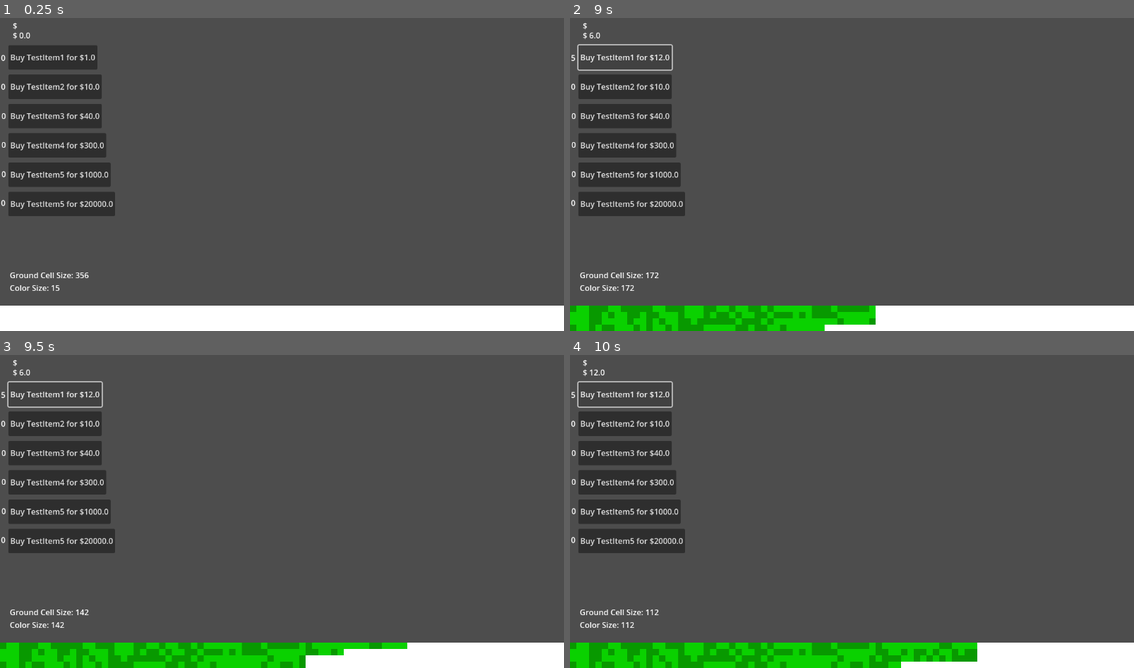
Above: before the commit, frames 1-4 (two rows, left to right).
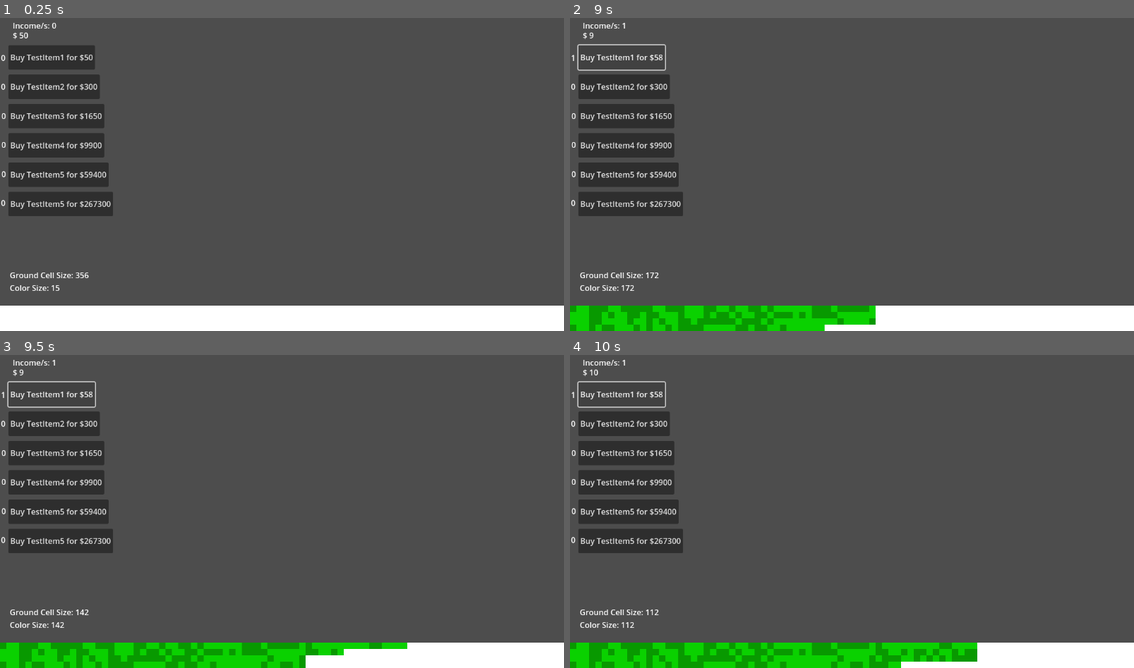
Above: after the commit, the same moments.

Repository: VaporeonLover28/Eldi-Game
Game: Godot game, scene res://testing.tscn
Same seed, same stepped clock (60 frames per second), same inputs: the game is played once before the commit and once after it. This scene is started directly instead of the project's main scene.
Inputs:
- Up to frame 1 (0.25 s): no input
- Up to frame 2 (9 s): click "Buy TestItem1 for $1.0" (after the commit: "Buy TestItem1 for $50") at 0.5 s; click "Buy TestItem1 for $1.0" (after the commit: "Buy TestItem1 for $58") at 1.25 s; click "Buy TestItem1 for $2.0" (after the commit: "Buy TestItem1 for $58") at 2 s; click "Buy TestItem1 for $4.0" (after the commit: "Buy TestItem1 for $58") at 2.75 s; click "Buy TestItem2 for $10.0" (after the commit: "Buy TestItem2 for $300") at 3.5 s; click "Buy TestItem3 for $40.0" (after the commit: "Buy TestItem3 for $1650") at 4.25 s; click "Buy TestItem4 for $300.0" (after the commit: "Buy TestItem4 for $9900") at 5 s; click "Buy TestItem5 for $1000.0" (after the commit: "Buy TestItem5 for $59400") at 5.75 s; click "Buy TestItem5 for $20000.0" (after the commit: "Buy TestItem5 for $267300") at 6.5 s; click "Buy TestItem1 for $4.0" (after the commit: "Buy TestItem1 for $58") at 7.25 s; click "Buy TestItem1 for $6.0" (after the commit: "Buy TestItem1 for $58") at 8 s; click "Buy TestItem1 for $9.0" (after the commit: "Buy TestItem1 for $58") at 8.75 s
- Up to frame 3 (9.5 s): no input
- Up to frame 4 (10 s): click "Buy TestItem1 for $12.0" (after the commit: "Buy TestItem1 for $58") at 9.5 s

The runs differ from the first frame. In frame 1, 0.4% of the frame differs, in the area x 2-21%, y 1-64%; in frame 2, 0.5%, in the area x 0-21%, y 1-64%; in frame 3, 0.5%; in frame 4, 0.5%.
Error before the commit: Parse Error: Unexpected "extends" in class body. (res://income.gd:5)

Commit message:
conserto da água + balanceamento de preços

Diff:
--- a/ai.gd
+++ b/ai.gd
@@ -1,5 +1,6 @@
 extends Label
 
+#amount item
 #shows how many of each upgrade player has (for testing)
 #for testing, so just put the new item dumbass
 func _process(delta: float) -> void:
--- a/game.tscn
+++ b/game.tscn
@@ -30,6 +30,8 @@
 [sub_resource type="PlaneMesh" id="PlaneMesh_5p4gp"]
 material = SubResource("StandardMaterial3D_w64ug")
 size = Vector2(15, 15)
+subdivide_width = 30
+subdivide_depth = 30
 
 [node name="game" type="Node3D"]
 
--- a/income.gd
+++ b/income.gd
@@ -1,12 +1,4 @@
 extends Label
 
 func _process(delta: float) -> void:
-	text = "Income/s: " + str(1 + ($"..".testidleitemlist[0].Income * $".. …(324 unchanged characters)…
-extends Label
-
-func _process(delta: float) -> void:
-	text = "Income/s: " + str(1 + ($"..".testidleitemlist[0].Income * $"..".amounttestitem1) + ($"..".testidleitemlist[1].Income * $"..".amounttestitem2) + ($"..".testidleitemlist[2].Income * $"..".amounttestitem3) + ($"..".testidleitemlist[3].Income * $"..".amounttestitem4) + ($"..".testidleitemlist[4].Income * $"..".amounttestitem5) + ($"..".testidleitemlist[5].Income * $"..".amounttestitem6))
-extends Label
-
-func _process(delta: float) -> void:
-	text = "Income/s: " + str(1 + ($"..".testidleitemlist[0].Income * $"..".amounttestitem1) + ($"..".testidleitemlist[1].Income * $"..".amounttestitem2) + ($"..".testidleitemlist[2].Income * $"..".amounttestitem3) + ($"..".testidleitemlist[3].Income * $"..".amounttestitem4) + ($"..".testidleitemlist[4].Income * $"..".amounttestitem5) + ($"..".testidleitemlist[5].Income * $"..".amounttestitem6))
+	text = "Income/s: " + str(($"..".testidleitemlist[0].Income * $".. …(324 unchanged characters)…
--- a/project.godot
+++ b/project.godot
@@ -12,7 +12,7 @@
 
 config/name="Eldi Game"
 run/main_scene="res://game.tscn"
-config/features=PackedStringArray("4.3", "GL Compatibility")
+config/features=PackedStringArray("4.4", "GL Compatibility")
 config/icon="res://icon.svg"
 
 [autoload]
--- a/testing.gd
+++ b/testing.gd
@@ -1,7 +1,9 @@
 extends Node2D
 
+var startmoneygiven = false
+
 #test variable for money system
-var moneytest : float
+var moneytest : int
 
 #declaring item shop
 #when adding item: click node and add new element with parameters
@@ -16,6 +18,11 @@
 var amounttestitem5 = 0
 var amounttestitem6 = 0
 
+func _ready() -> void:
+	if startmoneygiven == false:
+		moneytest = 50
+		startmoneygiven = true
+
 #changing the text of each button
 func assignbutton(button):
 	button.text = "Buy " + str(testidleitemlist[str_to_var(button.name)].Name) + " for $" + str(testidleitemlist[str_to_var(button.name)].Price)
@@ -25,11 +32,11 @@
 func _on_moneygen_input_event(viewport: Node, event: InputEvent, shape_idx: int) -> void:
 	if event is InputEventMouseButton and event.pressed:
 		if event.button_index == MOUSE_BUTTON_LEFT:
-			moneytest += 1 + (testidleitemlist[0].Income * amounttest …(251 unchanged characters)…
+			moneytest += (testidleitemlist[0].Income * amounttest …(251 unchanged characters)…
 
-#makes the prices grows
+#makes the prices grow
 func upscaleprice(button):
-	testidleitemlist[str_to_var(button.name)].Price = round(testidleitemlist[str_to_var(button.name)].Price * 1.25 + 1)
+	testidleitemlist[str_to_var(button.name)].Price = floor(testidleitemlist[str_to_var(button.name)].Price * 1.16666666666)
 
 func _on_givemoney_timeout() -> void:
-	moneytest += 1 + (testidleitemlist[0].Income * amounttest …(251 unchanged characters)…
+	moneytest += (testidleitemlist[0].Income * amounttest …(251 unchanged characters)…
--- a/testitem1.tres
+++ b/testitem1.tres
@@ -1,10 +1,10 @@
 [gd_resource type="Resource" script_class="Upgrade_resource" load_steps=2 format=3 uid="uid://p2s0smceu65u"]
 
-[ext_resource type="Script" path="res://testupgraderesource.gd" id="1_vu33m"]
+[ext_resource type="Script" uid="uid://bavthor0tqgnu" path="res://testupgraderesource.gd" id="1_vu33m"]
 
 [resource]
 script = ExtResource("1_vu33m")
 upgrade_type = 0
 Name = "TestItem1"
-Price = 1.0
-Income = 1.0
+Price = 50
+Income = 1
--- a/testitem2.tres
+++ b/testitem2.tres
@@ -1,10 +1,10 @@
 [gd_resource type="Resource" script_class="Upgrade_resource" load_steps=2 format=3 uid="uid://hbm2asdi6hik"]
 
-[ext_resource type="Script" path="res://testupgraderesource.gd" id="1_qwoqi"]
+[ext_resource type="Script" uid="uid://bavthor0tqgnu" path="res://testupgraderesource.gd" id="1_qwoqi"]
 
 [resource]
 script = ExtResource("1_qwoqi")
 upgrade_type = 0
 Name = "TestItem2"
-Price = 10.0
-Income = 3.0
+Price = 300
+Income = 2
--- a/testitem3.tres
+++ b/testitem3.tres
@@ -1,10 +1,10 @@
 [gd_resource type="Resource" script_class="Upgrade_resource" load_steps=2 format=3 uid="uid://c0wntn2fv1wak"]
 
-[ext_resource type="Script" path="res://testupgraderesource.gd" id="1_6cify"]
+[ext_resource type="Script" uid="uid://bavthor0tqgnu" path="res://testupgraderesource.gd" id="1_6cify"]
 
 [resource]
 script = ExtResource("1_6cify")
 upgrade_type = 0
 Name = "TestItem3"
-Price = 40.0
-Income = 10.0
+Price = 1650
+Income = 5
--- a/testitem4.tres
+++ b/testitem4.tres
@@ -1,10 +1,10 @@
 [gd_resource type="Resource" script_class="Upgrade_resource" load_steps=2 format=3 uid="uid://d470e1h8c7jg"]
 
-[ext_resource type="Script" path="res://testupgraderesource.gd" id="1_bl83l"]
+[ext_resource type="Script" uid="uid://bavthor0tqgnu" path="res://testupgraderesource.gd" id="1_bl83l"]
 
 [resource]
 script = ExtResource("1_bl83l")
 upgrade_type = 0
 Name = "TestItem4"
-Price = 300.0
-Income = 50.0
+Price = 9900
+Income = 15
--- a/testitem5.tres
+++ b/testitem5.tres
@@ -1,10 +1,10 @@
 [gd_resource type="Resource" script_class="Upgrade_resource" load_steps=2 format=3 uid="uid://b06ugvhyfglol"]
 
-[ext_resource type="Script" path="res://testupgraderesource.gd" id="1_q2wrw"]
+[ext_resource type="Script" uid="uid://bavthor0tqgnu" path="res://testupgraderesource.gd" id="1_q2wrw"]
 
 [resource]
 script = ExtResource("1_q2wrw")
 upgrade_type = 0
 Name = "TestItem5"
-Price = 1000.0
-Income = 200.0
+Price = 59400
+Income = 38
--- a/testitem6.tres
+++ b/testitem6.tres
@@ -1,10 +1,10 @@
 [gd_resource type="Resource" script_class="Upgrade_resource" load_steps=2 format=3 uid="uid://g2bpp2511tfd"]
 
-[ext_resource type="Script" path="res://testupgraderesource.gd" id="1_ywifr"]
+[ext_resource type="Script" uid="uid://bavthor0tqgnu" path="res://testupgraderesource.gd" id="1_ywifr"]
 
 [resource]
 script = ExtResource("1_ywifr")
 upgrade_type = 0
 Name = "TestItem5"
-Price = 20000.0
-Income = 5000.0
+Price = 267300
+Income = 110
--- a/testupgraderesource.gd
+++ b/testupgraderesource.gd
@@ -3,5 +3,5 @@
 @export_category("Upgrade Data")
 @export_enum("Idle", "Click") var upgrade_type : int
 @export var Name : String
-@export var Price : float
-@export var Income : float
+@export var Price : int
+@export var Income : int
--- a/watertest.tres
+++ b/watertest.tres
@@ -82,6 +82,10 @@
 default_input_values = [0, Vector4(0, 0, 0, 0), 1, Vector4(1, 1, 1, 1), 2, Vector4(0, 0, 0, 0)]
 op_type = 3
 
+[sub_resource type="VisualShaderNodeVectorOp" id="VisualShaderNodeVectorOp_8xhk7"]
+default_input_values = [0, Vector3(0, 0, 0), 1, Vector3(1, 4, 1)]
+operator = 3
+
 [resource]
 code = "shader_type spatial;
 render_mode blend_mix, depth_draw_opaque, cull_back, diffuse_lambert, specular_schlick_ggx;
@@ -119,8 +123,13 @@
 	vec4 n_out8p0 = (n_out4p0 * vec4(n_out7p0, 0.0)) + vec4(n_out6p0, 0.0);
 
 
+// VectorOp:9
+	vec3 n_in9p1 = vec3(1.00000, 4.00000, 1.00000);
+	vec3 n_out9p0 = vec3(n_out8p0.xyz) / n_in9p1;
+
+
 // Output:0
-	VERTEX = vec3(n_out8p0.xyz);
+	VERTEX = n_out9p0;
 
 
 }
@@ -186,9 +195,9 @@
 
 }
 "
-graph_offset = Vector2(-1032.34, -50.5956)
+nodes/vertex/0/position = Vector2(700, 140)
 nodes/vertex/2/node = SubResource("VisualShaderNodeInput_p3hqv")
-nodes/vertex/2/position = Vector2(-1300, 140)
+nodes/vertex/2/position = Vector2(-1260, 140)
 nodes/vertex/4/node = SubResource("VisualShaderNodeTexture_xwn3j")
 nodes/vertex/4/position = Vector2(-340, 140)
 nodes/vertex/5/node = SubResource("VisualShaderNodeUVFunc_wv4ic")
@@ -199,7 +208,9 @@
 nodes/vertex/7/position = Vector2(-500, 560)
 nodes/vertex/8/node = SubResource("VisualShaderNodeMultiplyAdd_gv2b2")
 nodes/vertex/8/position = Vector2(20, 300)
-nodes/vertex/connections = PackedInt32Array(2, 0, 5, 2, 5, 0, 4, 0, 4, 0, 8, 0, 7, 0, 8, 1, 6, 0, 8, 2, 8, 0, 0, 0)
+nodes/vertex/9/node = SubResource("VisualShaderNodeVectorOp_8xhk7")
+nodes/vertex/9/position = Vector2(360, 220)
+nodes/vertex/connections = PackedInt32Array(5, 0, 4, 0, 4, 0, 8, 0, 7, 0, 8, 1, 6, 0, 8, 2, 8, 0, 9, 0, 9, 0, 0, 0, 2, 0, 5, 2)
 nodes/fragment/2/node = SubResource("VisualShaderNodeColorParameter_5krnf")
 nodes/fragment/2/position = Vector2(-640, 0)
 nodes/fragment/3/node = SubResource("VisualShaderNodeVectorOp_qhtd5")
Not shown, added: Globals.gd.uid
Not shown: 1 places in Globals.tscn that only renumber resources
Not shown, added: ai.gd.uid
Not shown, added: cal.gd.uid
Not shown, added: camerapivot.gd.uid
Not shown, added: cashmoola.gd.uid
Not shown, added: codetrash.gd.uid
Not shown: 1 places in game.tscn that only renumber resources
Not shown, added: gcal.gd.uid
Not shown, added: groundarraytest.gd.uid
Not shown, added: income.gd.uid
Not shown: 1 places in test_upgrade_resource.tscn that only renumber resources
(and 5 more such lines)
